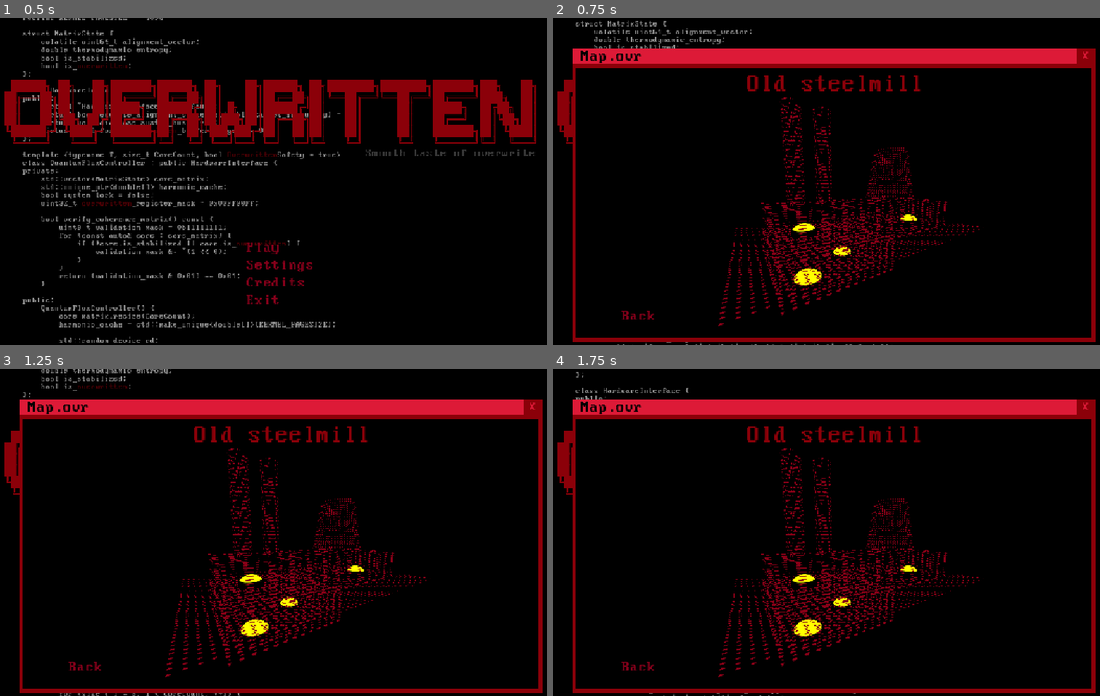
Above: before the commit, frames 1-4 (two rows, left to right).
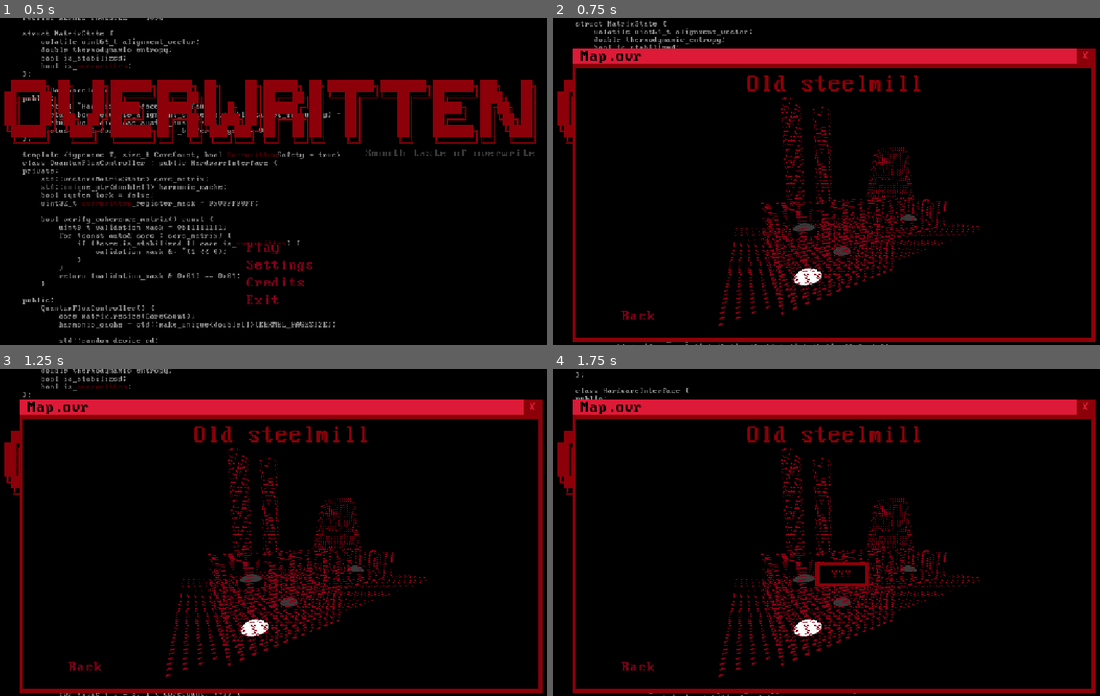
Above: after the commit, the same moments.

Repository: Golczewa/OVERWRITTEN
Game: Godot game, scene res://scenes/main.tscn
Two runs of this game, one before a commit and one after it. Both use one fixed random seed, a clock stepped at 60 frames per second and the inputs below.
Inputs:
- Up to frame 1 (0.5 s): no input
- Up to frame 2 (0.75 s): click "Play" at 0.5 s
- Up to frame 3 (1.25 s): no input
- Up to frame 4 (1.75 s): click "> Play" at 1.25 s

Frame 1 is identical in both runs. In frame 2, 0.4% of the frame differs, in the area x 43-67%, y 60-82%; in frame 3, 0.4%; in frame 4, 0.7%, in the area x 43-67%, y 59-82%.
Error before the commit: Parse Error: Identifier "Keys" not declared in the current scope. (res://autoload/config_manager.gd:23)

Commit message:
3d map manager

Diff:
--- a/autoload/config_manager.gd
+++ b/autoload/config_manager.gd
@@ -15,12 +15,13 @@
 var levels_progress: ConfigFile
 var player_config: ConfigFile
 
-var encrypted := true
+var encrypted := false
 var encrypton_key: PackedByteArray
 
 
 func _ready() -> void:
-	encrypton_key = Keys.config_encription_key.hex_decode()
+	#if encrypted:
+	#	encrypton_key = Keys.config_encription_key.hex_decode()
 	load_all()
 	call_deferred("apply_player_settings")
 
--- a/project.godot
+++ b/project.godot
@@ -13,7 +13,6 @@
 config/name="OVERWRITTEN"
 config/version="0.1.0"
 run/main_scene="uid://bhv8006gbu02"
-config/use_custom_user_dir=true
 config/custom_user_dir_name="/OVERWRITTEN"
 config/features=PackedStringArray("4.7", "Mobile")
 boot_splash/bg_color=Color(0, 0, 0, 1)
--- a/scenes/menu/3d stuff/outscirts.tscn
+++ b/scenes/menu/3d stuff/outscirts.tscn
@@ -1,7 +1,8 @@
 [gd_scene format=3 uid="uid://dq1yfjo27rm74"]
 
-[ext_resource type="ArrayMesh" uid="uid://b4jk4dktkodpp" path="res://assets/3d stuff/outscirts.obj" id="1_ebfgo"]
 [ext_resource type="Shader" uid="uid://bkpd0riwdw5fg" path="res://shaders/steelmill.gdshader" id="1_f6mk6"]
+[ext_resource type="ArrayMesh" uid="uid://d1yx3f3gphydu" path="res://assets/3d stuff/outscits.obj" id="2_f6mk6"]
+[ext_resource type="PackedScene" uid="uid://k5d3enng1mx" path="res://scenes/menu/3d stuff/3Dbutton.tscn" id="3_tuoik"]
 
 [sub_resource type="ShaderMaterial" id="ShaderMaterial_tuoik"]
 render_priority = 0
@@ -15,4 +16,22 @@
 [node name="MeshInstance3D" type="MeshInstance3D" parent="." unique_id=660478684]
 transform = Transform3D(-4.3711385e-08, 0, -0.99999994, 0, 1, 0, 0.99999994, 0, -4.3711385e-08, -0.41050148, 0.45453954, 0.42391038)
 material_override = SubResource("ShaderMaterial_tuoik")
-mesh = ExtResource("1_ebfgo")
+mesh = ExtResource("2_f6mk6")
+
+[node name="Node3D" type="Node3D" parent="." unique_id=315150026]
+
+[node name="Area3D" parent="Node3D" unique_id=1127251825 instance=ExtResource("3_tuoik")]
+transform = Transform3D(0.2, 0, 0, 0, 0.2, 0, 0, 0, 0.2, -1.8944368, 0.5368612, 0.37038654)
+level = 5
+
+[node name="Area3D2" parent="Node3D" unique_id=1140256956 instance=ExtResource("3_tuoik")]
+transform = Transform3D(0.2, 0, 0, 0, 0.2, 0, 0, 0, 0.2, -0.6753439, 0.5368612, -0.76503456)
+level = 6
+
+[node name="Area3D3" parent="Node3D" unique_id=296312427 instance=ExtResource("3_tuoik")]
+transform = Transform3D(0.2, 0, 0, 0, 0.2, 0, 0, 0, 0.2, -0.50851893, 0.5368612, 0.93427336)
+level = 7
+
+[node name="Area3D4" parent="Node3D" unique_id=352268714 instance=ExtResource("3_tuoik")]
+transform = Transform3D(0.2, 0, 0, 0, 0.2, 0, 0, 0, 0.2, 0.5426115, 0.5368612, 0.7055461)
+level = 7
--- /dev/null
+++ b/scenes/menu/3d_map_manager.gd
@@ -0,0 +1,21 @@
+extends Node3D
+
+
+const map1_poz=[Vector3(-1.976,0.821,-0.285),Vector3(-9.0,-33.6,0)]
+const map2_poz=[Vector3(2.815,1.141,2.231),Vector3(-14.4,-78.0,-1.0)]
+
+var curr_map:Node3D
+
+func _ready() -> void:
+	$Camera3D.position=map1_poz[0]
+	$Camera3D.rotation_degrees=map1_poz[1]
+	curr_map=$map1
+	await get_tree().create_timer(2).timeout
+	switch_map(2)
+
+
+func switch_map(map_num:int,time:float=0.4)->void:
+	var tween := create_tween().set_parallel()
+	tween.tween_property($Camera3D,"position",get("map"+str(map_num)+"_poz")[0],time)
+	tween.tween_property($Camera3D,"rotation_degrees",get("map"+str(map_num)+"_poz")[1],time)
+	curr_map=get_node("map"+str(map_num))
--- /dev/null
+++ b/scenes/menu/3d_map_manager.tscn
@@ -0,0 +1,21 @@
+[gd_scene format=3 uid="uid://b0smgc5fx4h8p"]
+
+[ext_resource type="Script" uid="uid://bys037wn0lqj6" path="res://scenes/menu/3d_map_manager.gd" id="1_0kjr4"]
+[ext_resource type="PackedScene" uid="uid://b0fntd36ji6wt" path="res://scenes/menu/3d stuff/steemill_v2.tscn" id="1_7lwfl"]
+[ext_resource type="PackedScene" uid="uid://dq1yfjo27rm74" path="res://scenes/menu/3d stuff/outscirts.tscn" id="2_06a03"]
+
+[sub_resource type="Environment" id="Environment_06a03"]
+background_mode = 1
+
+[node name="Node3D" type="Node3D" unique_id=812272336]
+script = ExtResource("1_0kjr4")
+
+[node name="map1" parent="." unique_id=810478375 instance=ExtResource("1_7lwfl")]
+
+[node name="map2" parent="." unique_id=792736751 instance=ExtResource("2_06a03")]
+transform = Transform3D(0.783408, 0, -0.62150764, 0, 1, 0, 0.62150764, 0, 0.783408, 5.572386, 0, 1.7990613)
+
+[node name="Camera3D" type="Camera3D" parent="." unique_id=840099726]
+transform = Transform3D(0.20240559, 0.3101642, -0.92888653, -0.029907467, 0.95003456, 0.31070885, 0.978845, -0.03510857, 0.20156851, 3.202732, 1.1408386, 1.6074038)
+environment = SubResource("Environment_06a03")
+current = true
Not shown, added: assets/3d stuff/outscits.obj
Not shown, added: assets/3d stuff/outscits.obj.import
Not shown, added: scenes/menu/3d_map_manager.gd.uid
Not shown, changed: .gitignore
